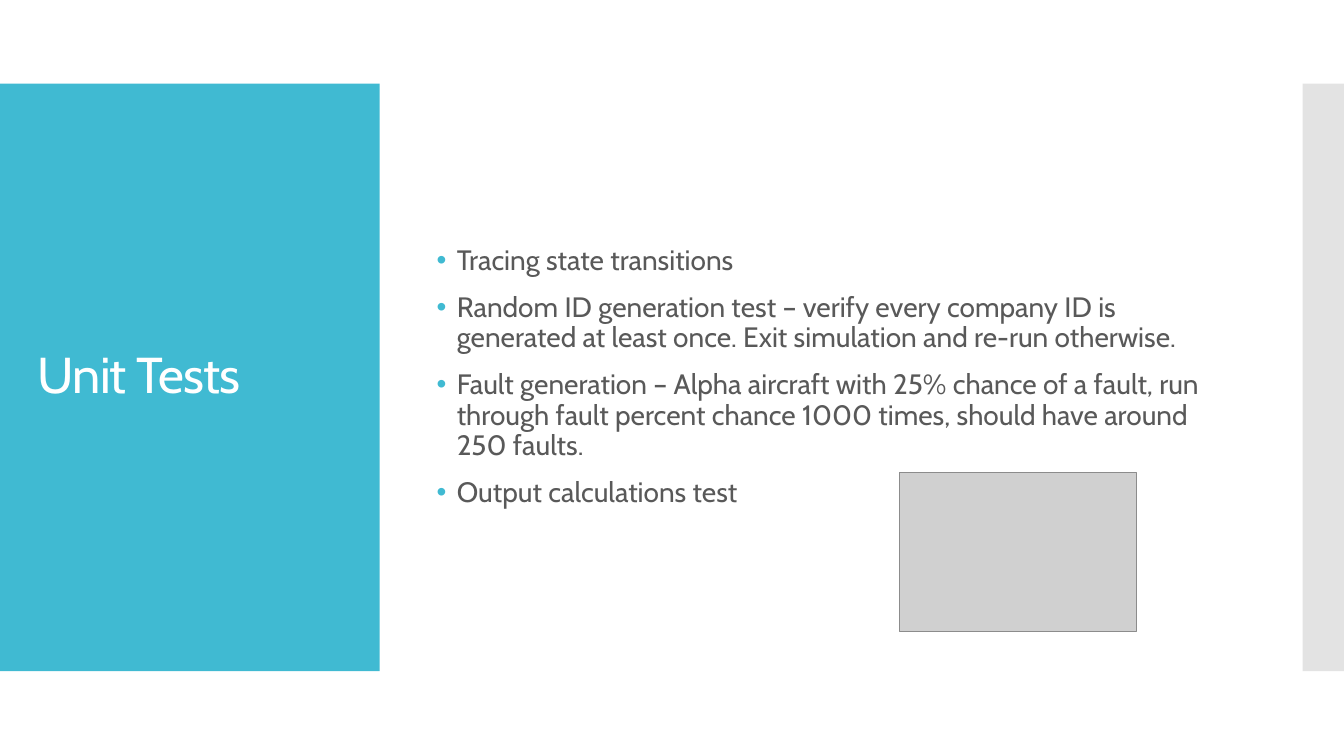
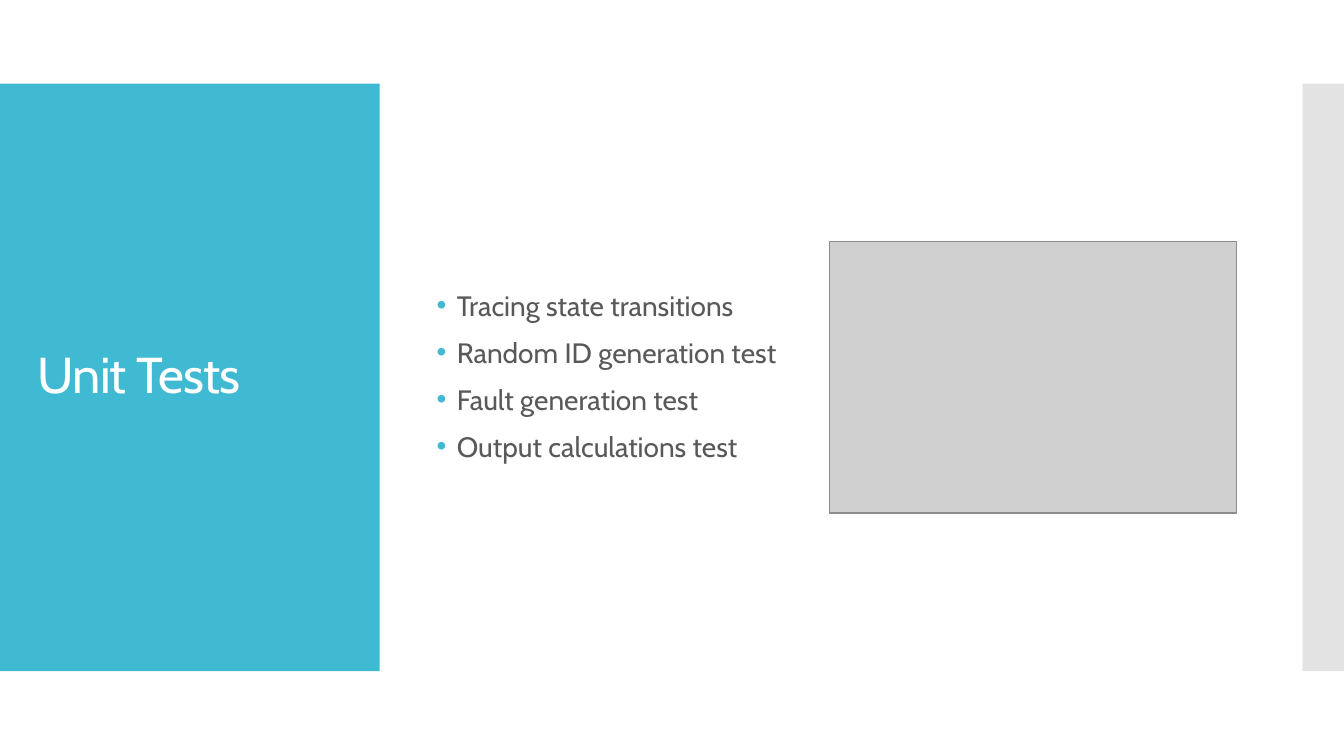
Before and after one commit to kjnorth/JobyEVtolSim, a slide deck: slide 6 of notes/joby_evtol_presentation.pptx (slide 5 before the commit). Drawn at 1344x756 pixels with LibreOffice and Linux fonts; fonts in the diff are those of the drawing; grey boxes stand for pictures. Boxes give left, top, right and bottom in pixels: in the first picture for what was removed or moved away, otherwise in the second. Text is boxed around its words. In the diff, an @@ line names an element or a change of style, - is before the commit and + after.

```diff
--- a/notes/joby_evtol_presentation.pptx
+++ b/notes/joby_evtol_presentation.pptx
@@ picture added at (x1=830, y1=242, x2=1237, y2=513) @@
@@ text at (x1=457, y1=342, x2=776, y2=416): text changed @@
-• Random ID generation test – verify every company ID is generated at least once. Exit simulation and re-run otherwise.
-• Fault generation – Alpha aircraft with 25% chance of a fault, run through fault percent chance 1000 times, should have around 250 faults.
+• Random ID generation test
+• Fault generation test
@@ picture removed at (x1=900, y1=473, x2=1137, y2=631) @@
```
Also in this commit, not shown: 3 other slides changed, 2 slides added, 2 other files.
